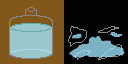
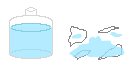
Comparing the layer stacks of the two 128 x 64 images. Changes:
painted on "flower #1" over [9, 7, 53, 59]
hid "flower" over [0, 0, 128, 64]
